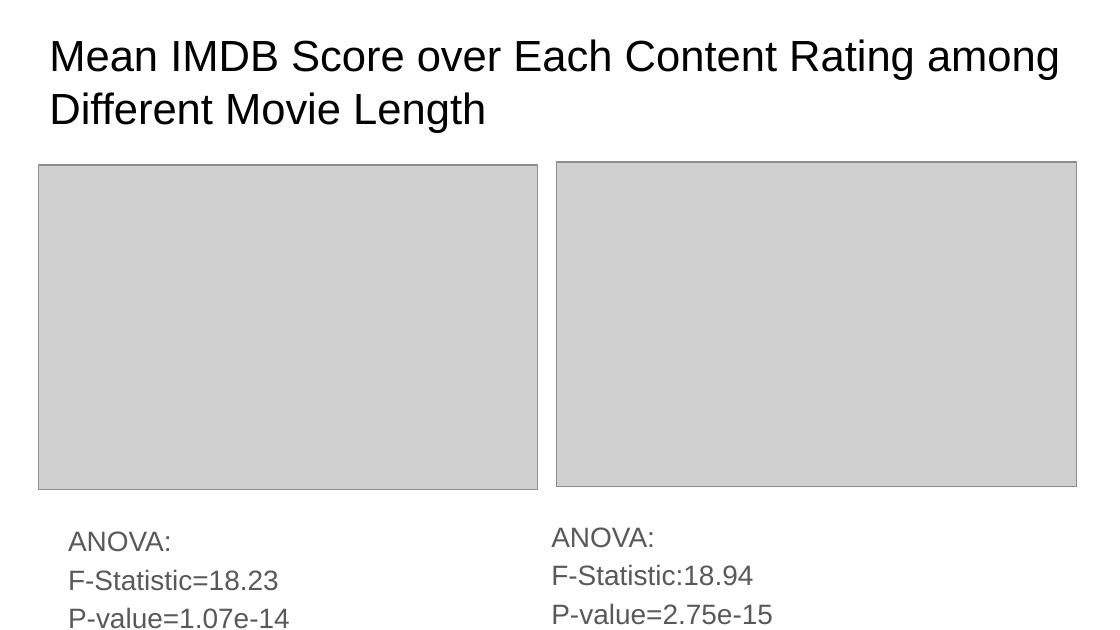
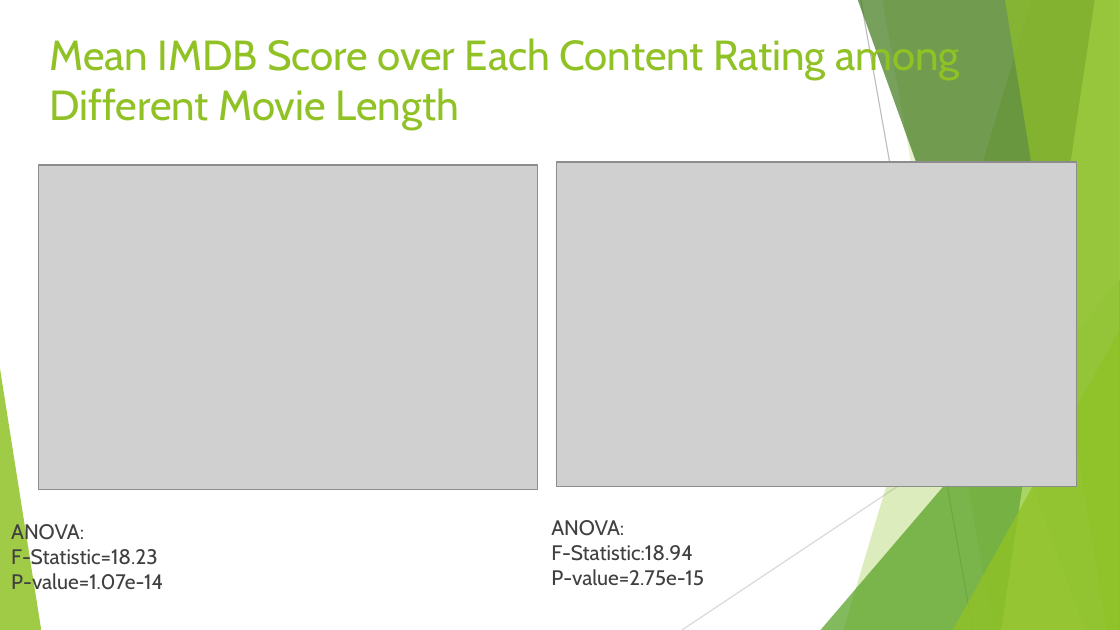
Before and after one commit to BrittanyClemmons/project_one, a slide deck: slide 17 of Project1_IMDB_data analysis.pptx. Drawn at 1120x630 pixels with LibreOffice and Linux fonts; fonts in the diff are those of the drawing; grey boxes stand for pictures. Boxes give left, top, right and bottom in pixels: in the first picture for what was removed or moved away, otherwise in the second. Text is boxed around its words. In the diff, an @@ line names an element or a change of style, - is before the commit and + after.

```diff
--- a/Project1_IMDB_data analysis.pptx
+++ b/Project1_IMDB_data analysis.pptx
@@ title "Mean IMDB Score over Each ..." at <box>49,35,960,130</box>: size 28 to 27 pt, font Arial to Cabin, text colour #000000 to #90C226 @@
@@ group added at <box>0,0,1120,630</box>: 5 freeform shapes, 3 triangles, 2 lines @@
@@ text "ANOVA:" at <box>11,521,163,596</box>: size 18 to 13.5 pt, font Arial to Cabin, text colour #595959 to #404040; line spacing 1.15 to 1 @@
@@ text "ANOVA:": place and size @@
-text "ANOVA:" at <box>68,531,290,629</box>
+text "ANOVA:" at <box>11,521,163,596</box>
@@ text "ANOVA:" at <box>551,520,704,586</box>: size 18 to 13.5 pt, font Arial to Cabin, text colour #595959 to #404040; line spacing 1.15 to 1 @@
```
Also in this commit, not shown: 20 other slides changed.
